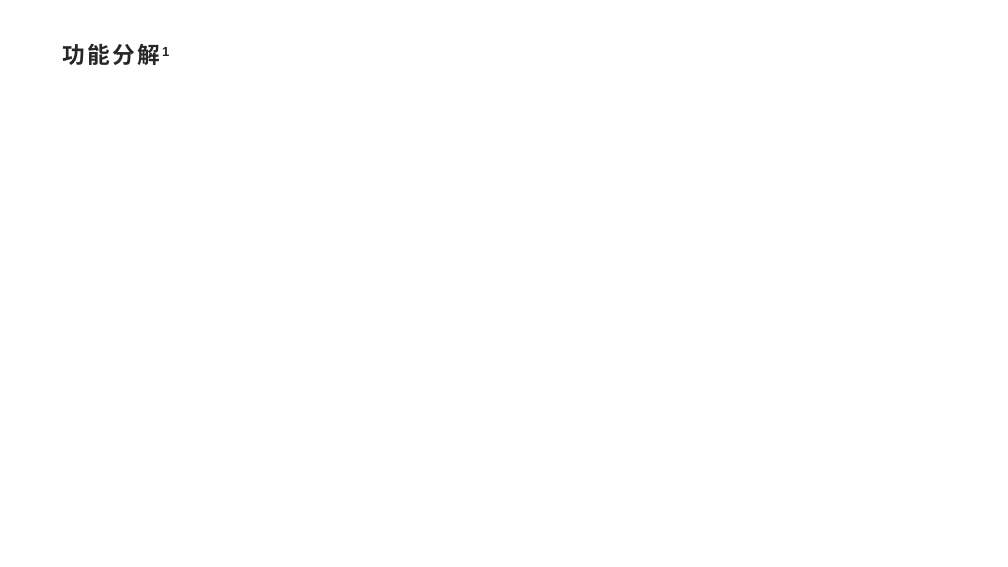
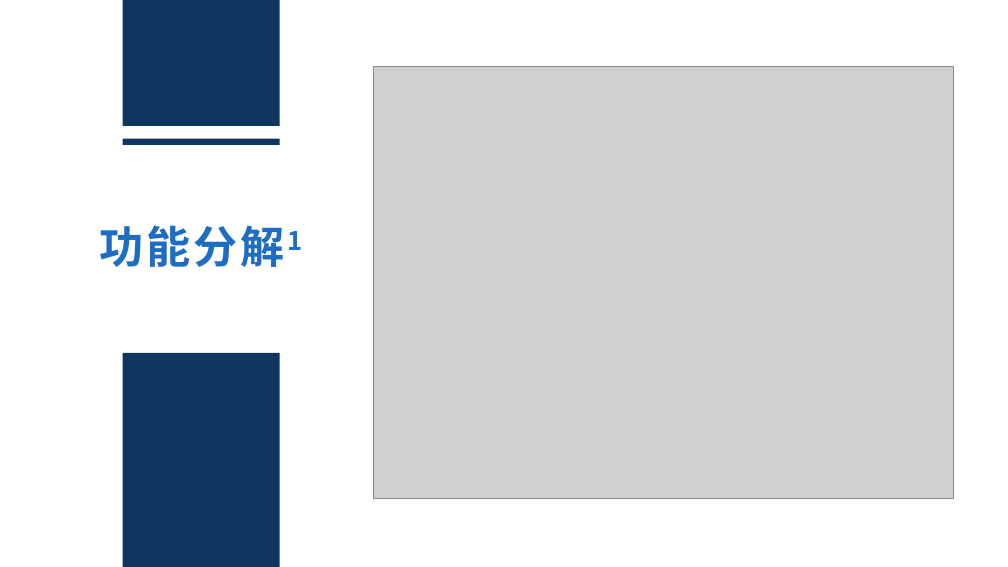
Before and after one commit to xlisses/ruang, a slide deck: slide 7 of detailed_design/项目设计.pptx. Drawn at 1008x567 pixels with LibreOffice and Linux fonts; fonts in the diff are those of the drawing; grey boxes stand for pictures. Boxes give left, top, right and bottom in pixels: in the first picture for what was removed or moved away, otherwise in the second. Text is boxed around its words. In the diff, an @@ line names an element or a change of style, - is before the commit and + after.

```diff
--- a/detailed_design/项目设计.pptx
+++ b/detailed_design/项目设计.pptx
@@ rectangle added at box(123, 0, 280, 126), fill #0E3661 @@
@@ picture added at box(374, 67, 954, 498) @@
@@ rectangle added at box(123, 138, 280, 144), fill #0E3661 @@
@@ text "功能分解1": place and size @@
-text "功能分解1" at box(63, 43, 169, 65)
+text "功能分解1" at box(100, 225, 302, 267)
@@ text "功能分解1" at box(100, 225, 302, 267): size 21.6 to 42 pt, font Arial to Noto Sans CJK SC, text colour #262626 to #1D6DC2, letter spacing 2 to 2.6 pt; alignment left to centre; vertical alignment top to middle @@
@@ rectangle added at box(123, 353, 280, 567), fill #0E3661 @@
```
Also in this commit, not shown: 6 other slides changed.
